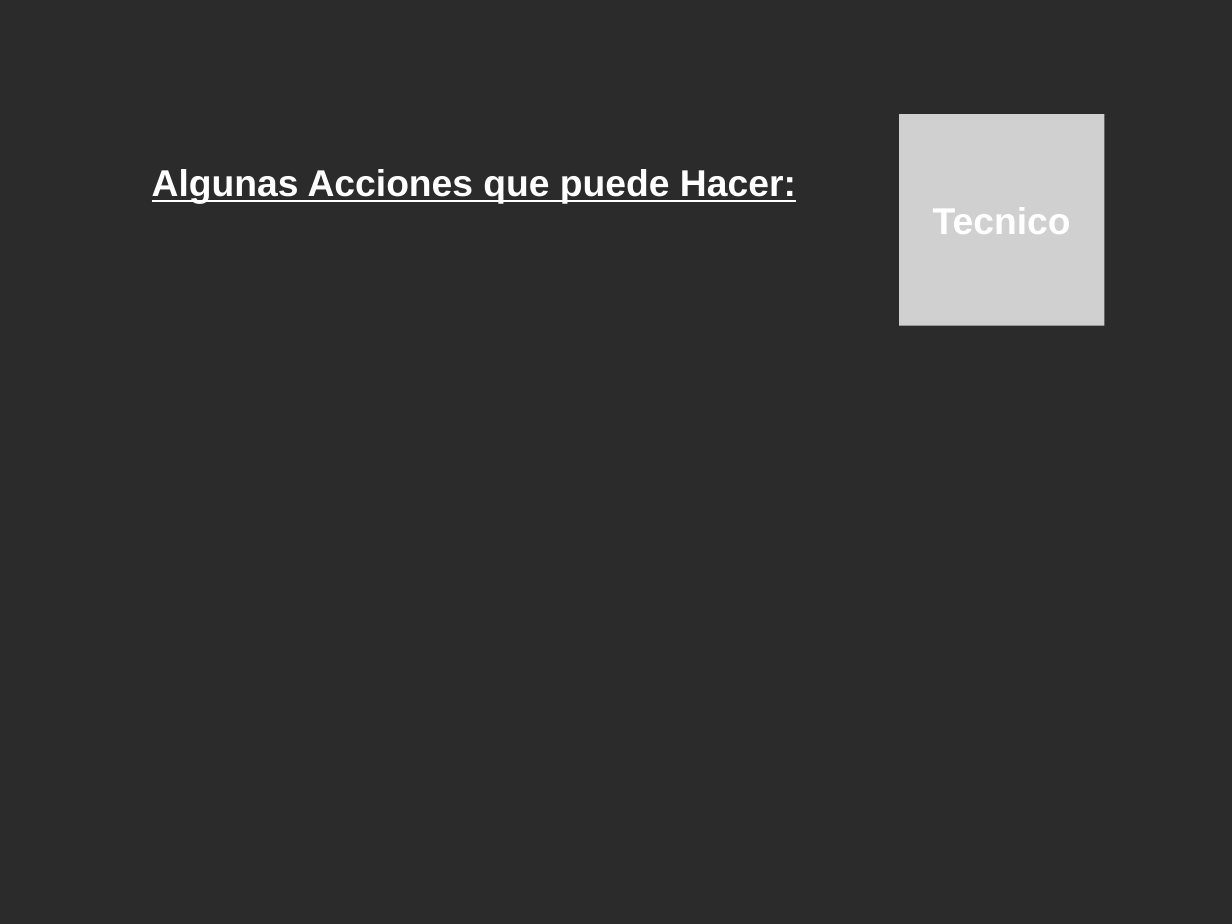
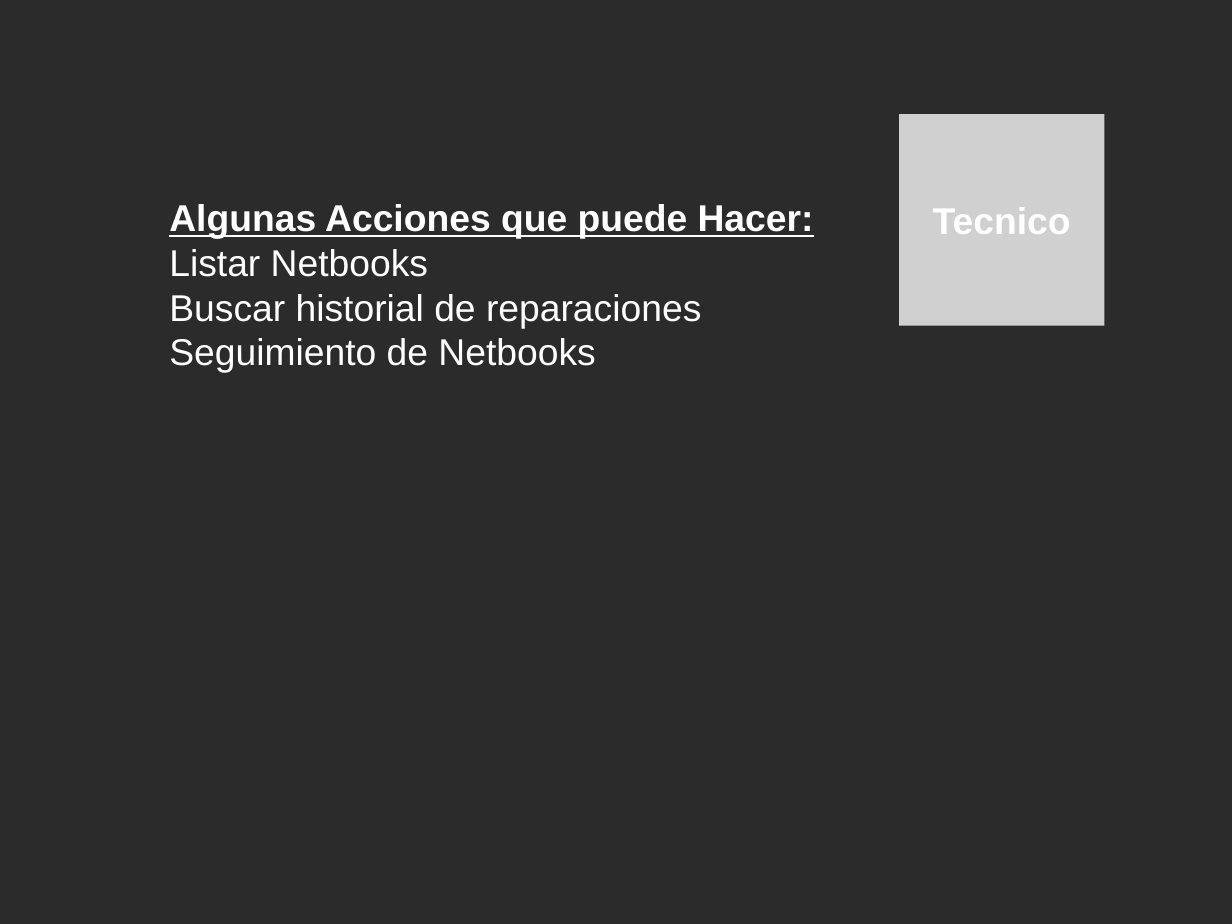
Before and after one commit to Estudiantina/Estudiantina, a slide deck: slide 9 of documentacion/presentacion/presentacion.odp. Drawn at 1232x924 pixels with LibreOffice and Linux fonts; fonts in the diff are those of the drawing; grey boxes stand for pictures; background and template pictures are left out; a plain dark background stands for a picture behind light text. Boxes give left, top, right and bottom in pixels: in the first picture for what was removed or moved away, otherwise in the second. Text is boxed around its words. In the diff, an @@ line names an element or a change of style, - is before the commit and + after.

```diff
--- a/documentacion/presentacion/presentacion.odp
+++ b/documentacion/presentacion/presentacion.odp
@@ text "Algunas Acciones que puede Hacer:": place and size @@
-text "Algunas Acciones que puede Hacer:" at (152,169,796,204)
+text "Algunas Acciones que puede Hacer:" at (169,204,814,373)
@@ text at (169,249,701,373): paragraphs added @@
+Listar Netbooks
+Buscar historial de reparaciones
+Seguimiento de Netbooks
```
Also in this commit, not shown: 4 other slides changed.
